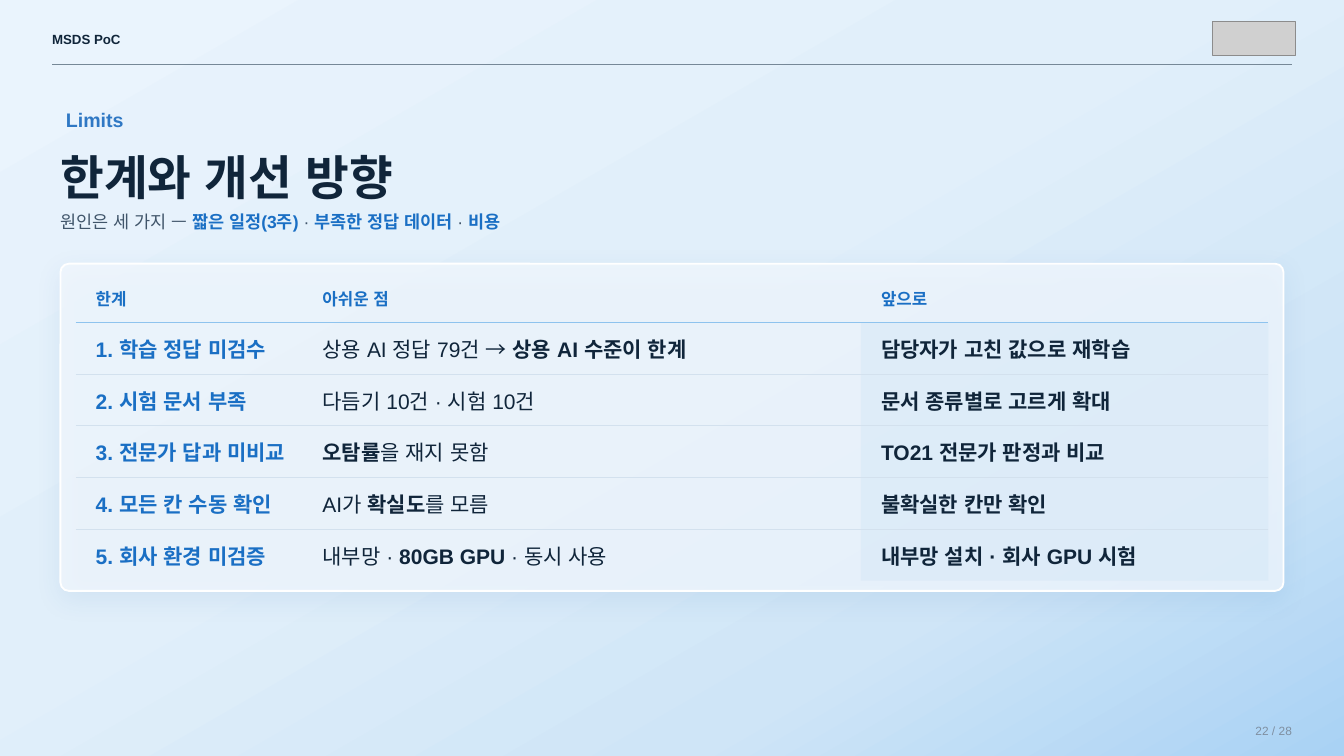
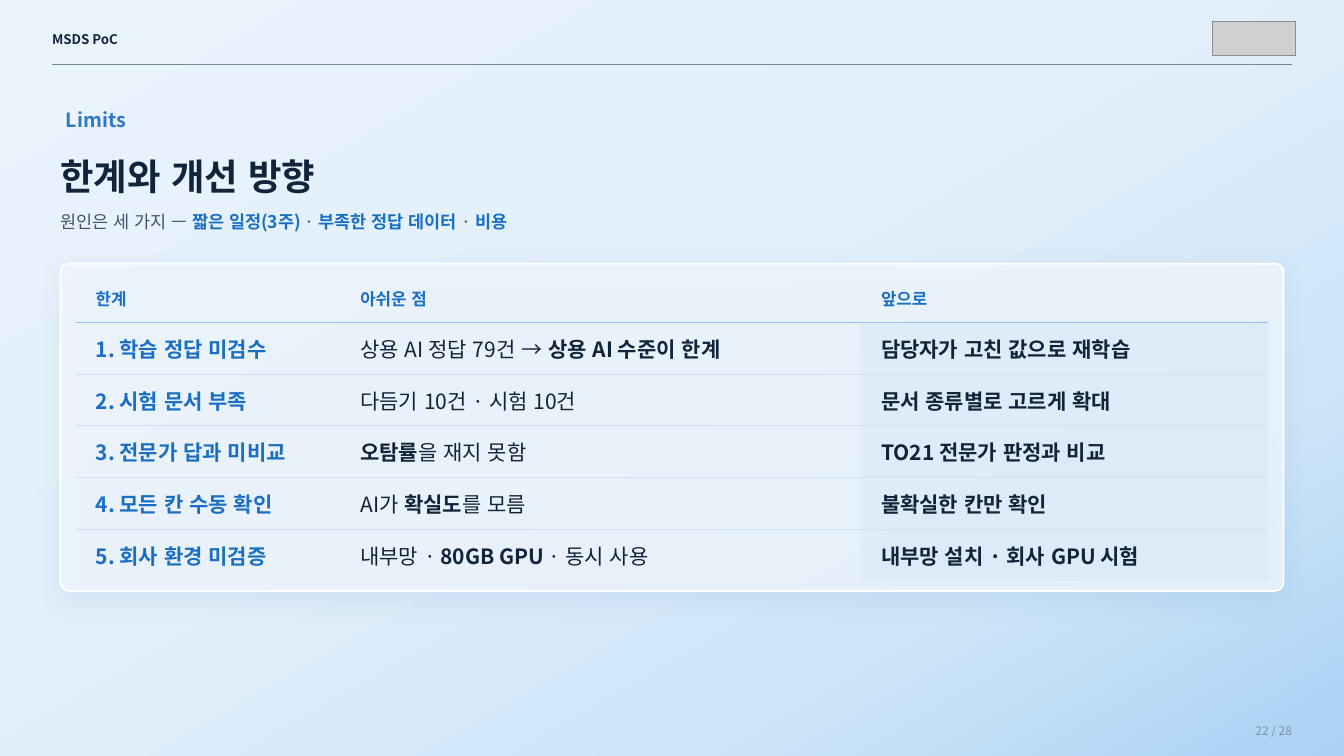
Before and after one commit to sunub/for-digital-divide, a slide deck: slide 22 of MSDS_PoC_flat.pptx. Drawn at 1344x756 pixels with LibreOffice and Linux fonts; fonts in the diff are those of the drawing; grey boxes stand for pictures. Boxes give left, top, right and bottom in pixels: in the first picture for what was removed or moved away, otherwise in the second. Text is boxed around its words. In the diff, an @@ line names an element or a change of style, - is before the commit and + after.

```diff
--- a/MSDS_PoC_flat.pptx
+++ b/MSDS_PoC_flat.pptx
@@ text "한계와 개선 방향" at (60,159,315,194): size 34 to 26 pt, font Arial to Noto Sans CJK KR @@
@@ font Arial to Noto Sans CJK KR in 4 elements at (52,34,118,44), (1255,726,1292,735), (66,111,126,128), (60,213,507,232) @@
@@ table at (76,274,1268,582) @@
@@ font Arial to Noto Sans CJK KR @@
```
Also in this commit, not shown: 26 other slides changed, 1 slide added, 1 slide removed.
